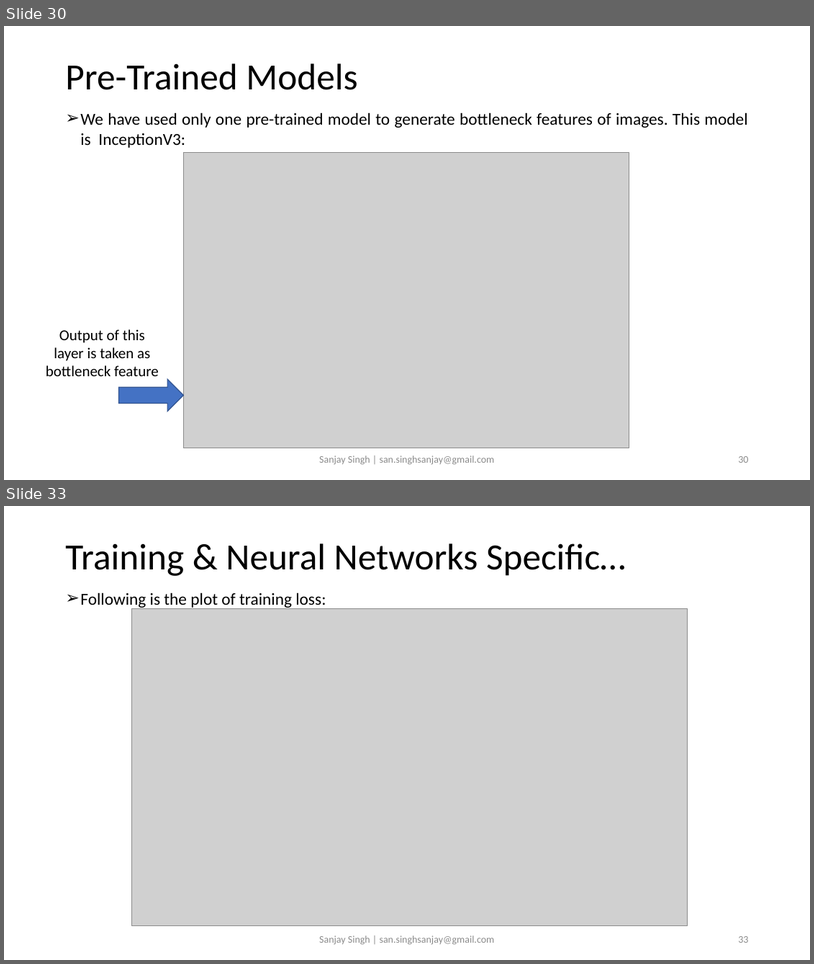
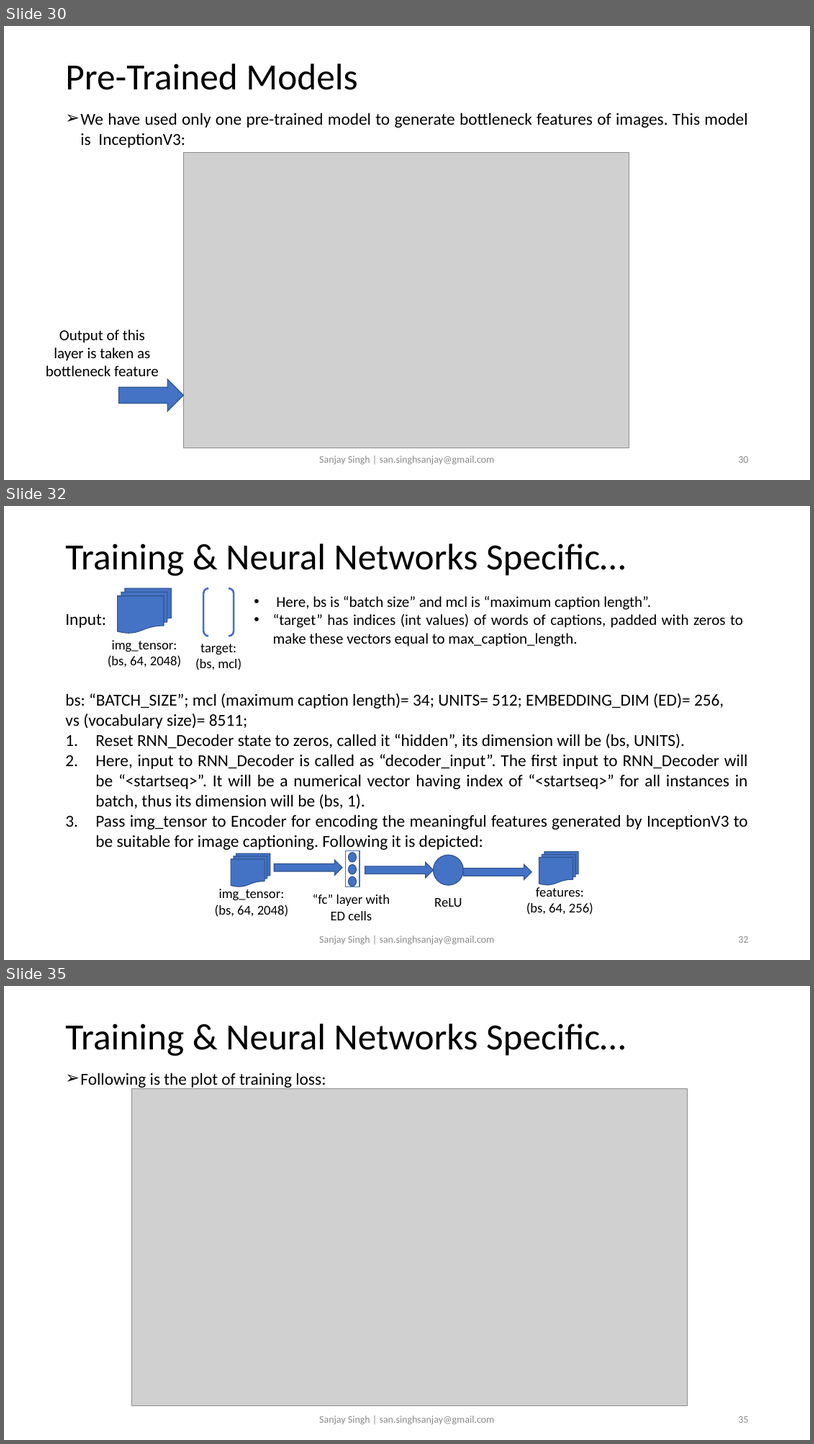
Before and after one commit to sansinghsanjay/Flickr8k_ImageCaptioning_AttentionMechanism, a slide deck: readme.pptx. Shown one above the other, each under a label of ours: slides 30 and 33 before the commit, slides 30, 32 and 35 after it; the slides between them are not shown. The pictures are 814x964 and 814x1444 pixels, drawn with LibreOffice and Linux fonts; fonts in the diff are those of the drawing; grey boxes stand for pictures. Boxes give left, top, right and bottom in pixels: in the first picture for what was removed or moved away, otherwise in the second. Text is boxed around its words. In the diff, an @@ line names an element or a change of style, - is before the commit and + after.

```diff
--- a/readme.pptx
+++ b/readme.pptx
@@ slide 32 added at (x1=4, y1=506, x2=810, y2=960), background #FFFFFF @@
@@ title added at (x1=65, y1=543, x2=626, y2=576), 44 pt, text #000000 @@
+Training & Neural Networks Specific…
@@ flow chart multidocument added at (x1=118, y1=588, x2=172, y2=633), fill #4472C4, outline #325491 1 pt @@
@@ bracket pair added at (x1=203, y1=588, x2=234, y2=636), outline #4472C4 2.25 pt @@
@@ text added at (x1=273, y1=596, x2=743, y2=646), 18 pt, text #000000 @@
+• Here, bs is “batch size” and mcl is “maximum caption length”.
+• “target” has indices (int values) of words of captions, padded with zeros to make these vectors equal to max_caption_length.
@@ text added at (x1=65, y1=614, x2=748, y2=851), 20 pt, text #000000 @@
+Input:
+bs: “BATCH_SIZE”; mcl (maximum caption length)= 34; UNITS= 512; EMBEDDING_DIM (ED)= 256,
+vs (vocabulary size)= 8511;
+1. Reset RNN_Decoder state to zeros, called it “hidden”, its dimension will be (bs, UNITS).
+2. Here, input to RNN_Decoder is called as “decoder_input”. The first input to RNN_Decoder will be “<startseq>”. It will be a numerical vector having index of “<startseq>” for all instances in batch, thus its dimension will be (bs, 1).
+3. Pass img_tensor to Encoder for encoding the meaningful features generated by InceptionV3 to be suitable for image captioning. Following it is depicted:
@@ text added at (x1=108, y1=640, x2=181, y2=667), 16 pt, text #000000 @@
+img_tensor:
+(bs, 64, 2048)
@@ text added at (x1=196, y1=644, x2=242, y2=670), 16 pt, text #000000 @@
+target:
+(bs, mcl)
@@ rectangle added at (x1=345, y1=851, x2=360, y2=886), fill #FFFFFF, outline #4472C4 1 pt @@
@@ flow chart multidocument added at (x1=231, y1=853, x2=270, y2=886), fill #4472C4, outline #325491 1 pt @@
@@ right arrow added at (x1=275, y1=860, x2=343, y2=875), fill #4472C4, outline #325491 1 pt @@
@@ ellipse added at (x1=349, y1=852, x2=357, y2=862), fill #4472C4, outline #325491 1 pt @@
@@ ellipse added at (x1=349, y1=864, x2=357, y2=874), fill #4472C4, outline #325491 1 pt @@
@@ right arrow added at (x1=365, y1=862, x2=434, y2=878), fill #4472C4, outline #325491 1 pt @@
@@ ellipse added at (x1=434, y1=854, x2=464, y2=885), fill #4472C4, outline #325491 1 pt @@
@@ right arrow added at (x1=464, y1=864, x2=532, y2=879), fill #4472C4, outline #325491 1 pt @@
@@ flow chart multidocument added at (x1=540, y1=852, x2=579, y2=885), fill #4472C4, outline #325491 1 pt @@
@@ text added at (x1=215, y1=888, x2=288, y2=916), 16 pt, text #000000 @@
+img_tensor:
+(bs, 64, 2048)
@@ text added at (x1=313, y1=893, x2=391, y2=920), 16 pt, text #000000 @@
+“fc” layer with ED cells
@@ ellipse added at (x1=349, y1=876, x2=357, y2=886), fill #4472C4, outline #325491 1 pt @@
@@ text added at (x1=527, y1=887, x2=594, y2=914), 16 pt, text #000000 @@
+features:
+(bs, 64, 256)
@@ text added at (x1=435, y1=898, x2=462, y2=906), 16 pt, text #000000 @@
+ReLU
@@ text added at (x1=319, y1=935, x2=495, y2=944), 12 pt, text #8C8C8C @@
+Sanjay Singh | san.singhsanjay@gmail.com
@@ page number added at (x1=738, y1=936, x2=748, y2=942), 12 pt, text #8C8C8C @@
+32
@@ what was slide 33 is now slide 35 @@
```
Also in this commit, not shown: 2 slides changed, 1 other slide added, 1 other file.
